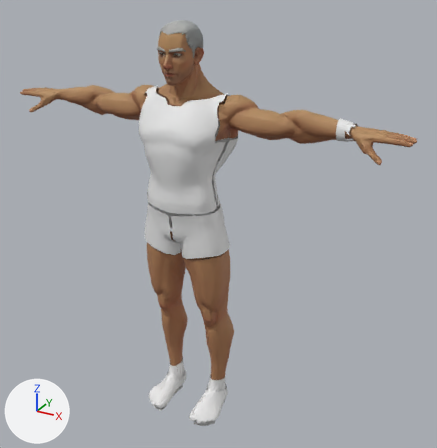
The glTF model running-gear-solid/public/assets/char/runner_m2.glb: old version first, new version second.
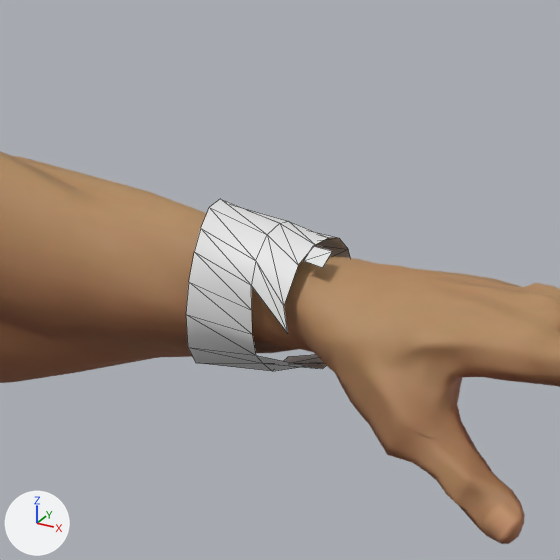
The first picture shows the older version from a 50 mm camera at (1.31, -2.07, 2.03) aimed at (0.11, 0.11, 0.94). The close-ups show the older and then the newer version on the part from 71% to 88% of the width and 20% to 37% of the height of that picture. Only the edits that show in the close-ups are written down. The axes (+X, +Y, +Z) are drawn at lower left. The lights are the same throughout. The close-ups show mesh edges as thin lines. Vertices at exactly the same position are counted once.

Names of what the first close-up shows: 'Skin', 'Watch'.
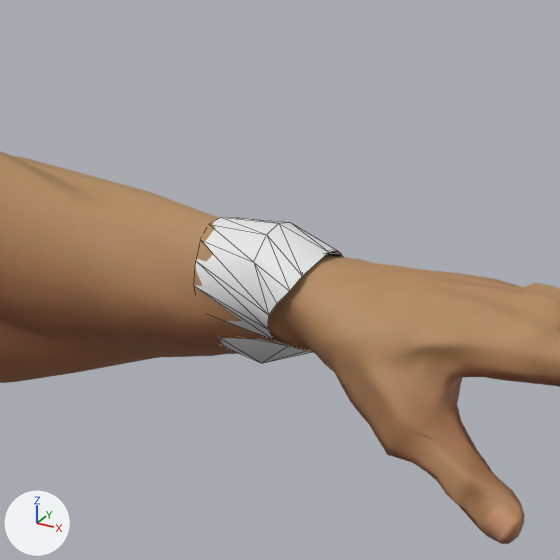
Location of each change, [x1, y1, x2, y2] in pixels of the close-ups (560 x 560 px):
'Watch', reshaped (10% narrower, 15% shorter)
    before: [186, 199, 350, 371]
    after: [195, 217, 343, 363]
part 1 of me_watch, rebuilt (10% narrower, 15% shorter)
    before: [186, 199, 350, 371]
    after: [195, 217, 343, 363]
part 2 of me_watch, deleted
    before: [304, 246, 332, 268]

What changed in the scene script:
```text
Change me_watch:
    used by ob_watch; location = (0.0, 0.0, 0.0)
    remove me_watch.from_pydata(...)  # 54 vertices, 51 faces; spans x 0.6414..0.7196, y 0.02..0.1102, z 1.4101..1.4934
    add me_watch.from_pydata(...)  # 44 vertices, 51 faces; spans x 0.6409..0.7139, y 0.0281..0.1034, z 1.4181..1.4877
    me_watch part 1: the loose piece of 45 vertices spanning x 0.6414..0.7078, y 0.02..0.1102, z 1.4101..1.4934 is rebuilt with 44 vertices and now spans x 0.6409..0.7139, y 0.0281..0.1034, z 1.4181..1.4877
    me_watch part 2: the loose piece of 4 vertices spanning x 0.6985..0.7094, y 0.0319..0.0463, z 1.4761..1.4824 is deleted
    other edits to the shape of me_watch do not show in these pictures
```
